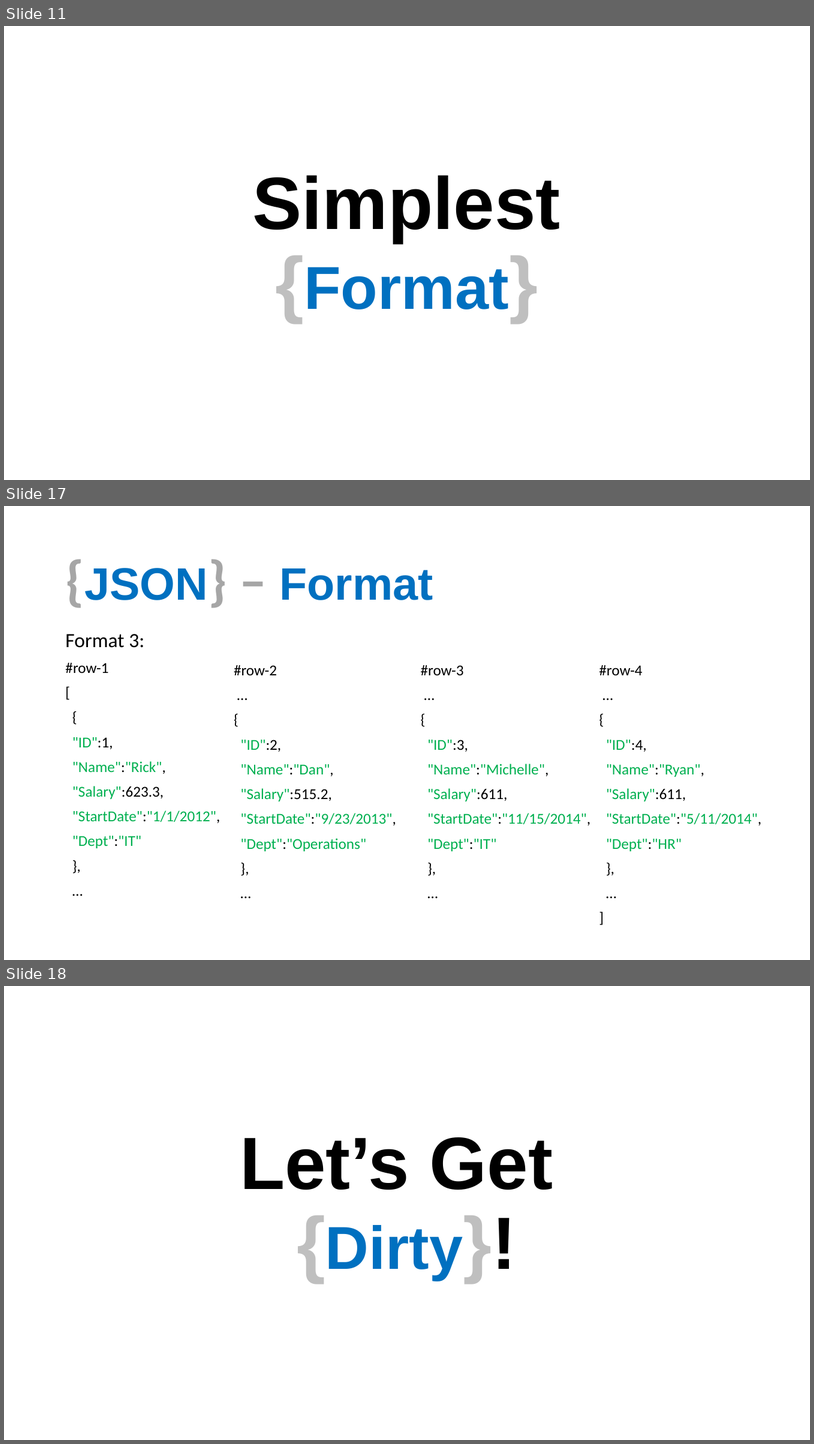
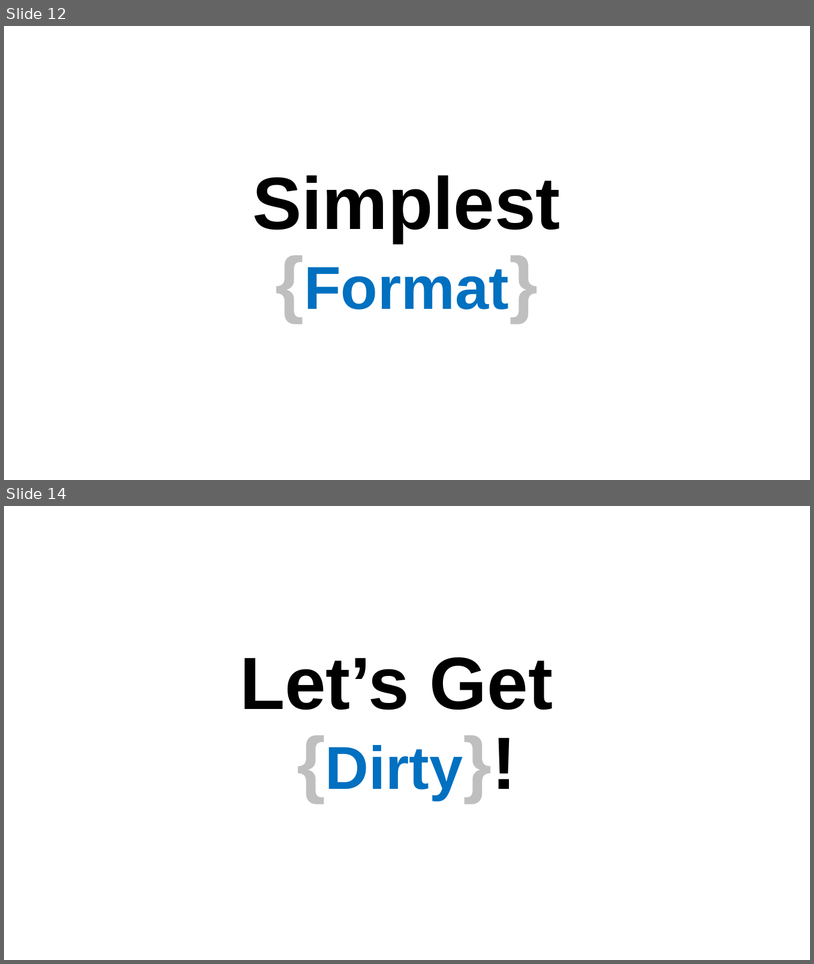
Before and after one commit to aephidayatuloh/basic_r_json, a slide deck: Introduction To R & JSON.pptx. Shown one above the other, each under a label of ours: slides 11, 17 and 18 before the commit, slides 12 and 14 after it; the slides between them are not shown. The pictures are 814x1444 and 814x964 pixels, drawn with LibreOffice and Linux fonts; fonts in the diff are those of the drawing; background and template pictures are left out. Boxes give left, top, right and bottom in pixels: in the first picture for what was removed or moved away, otherwise in the second. Text is boxed around its words. In the diff, an @@ line names an element or a change of style, - is before the commit and + after.

```diff
--- a/Introduction To R & JSON.pptx
+++ b/Introduction To R & JSON.pptx
@@ slide 17 removed at box(4, 506, 810, 960), background #FFFFFF @@
@@ title removed at box(84, 568, 434, 600) @@
-{JSON} – Format
@@ text removed at box(65, 634, 221, 848) @@
-Format 3:
-#row-1
-[
-{
-"ID":1,
-"Name":"Rick",
-"Salary":623.3,
-"StartDate":"1/1/2012",
-"Dept":"IT"
-},
-…
@@ text removed at box(234, 665, 396, 851) @@
-#row-2
-…
-{
-"ID":2,
-"Name":"Dan",
-"Salary":515.2,
-"StartDate":"9/23/2013",
-"Dept":"Operations"
-},
-…
@@ text removed at box(421, 665, 591, 851) @@
-#row-3
-…
-{
-"ID":3,
-"Name":"Michelle",
-"Salary":611,
-"StartDate":"11/15/2014",
-"Dept":"IT"
-},
-…
@@ text removed at box(599, 665, 762, 851) @@
-#row-4
-…
-{
-"ID":4,
-"Name":"Ryan",
-"Salary":611,
-"StartDate":"5/11/2014",
-"Dept":"HR"
-},
-…
-]
@@ what was slide 11 is now slide 12 @@
@@ what was slide 18 is now slide 14 @@
```
Also in this commit, not shown: 8 slides changed, 6 slides added, 3 other slides removed.
